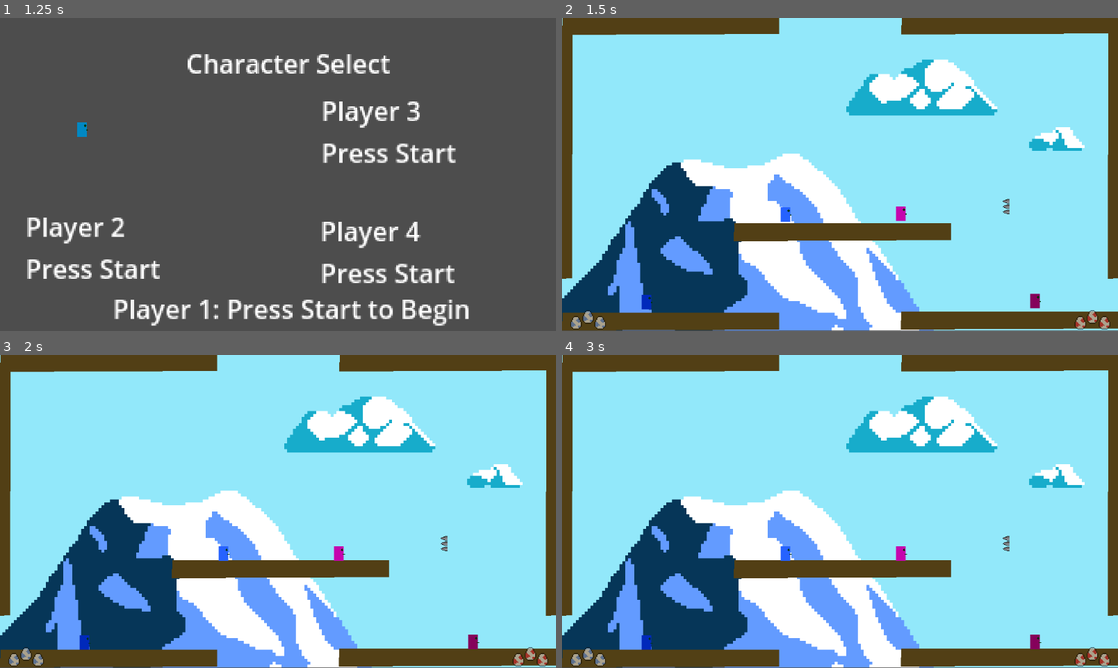
Above: before the commit, frames 1-4 (two rows, left to right).
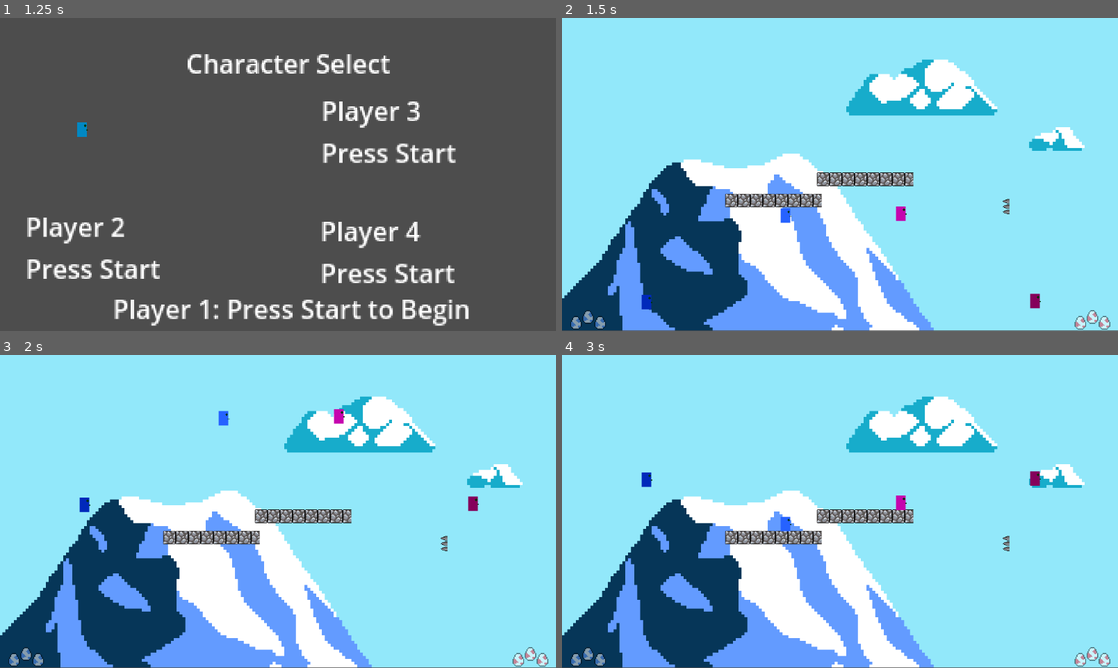
Above: after the commit, the same moments.

Repository: GomaGames/ggj-2025
Game: Godot game, scene res://Scenes/title.tscn
Two runs of this game, one before a commit and one after it. Both use one fixed random seed, a clock stepped at 60 frames per second and the inputs below.
Inputs:
- Up to frame 1 (1.25 s): tap Enter (any_start) at 0.5, 0.6 s
- Up to frame 2 (1.5 s): tap Enter (any_start) at 1.25, 1.35 s
- Up to frame 3 (2 s): no input
- Up to frame 4 (3 s): tap Enter (any_start) at 2.1, 2.85 s

Frame 1 is identical in both runs. In frame 2, 15% of the frame differs, in the area x 0-100%, y 0-100%; in frame 3, 16%; in frame 4, 16%.

Commit message:
feat(map1): set up real Map1 platforms and walls
resolves #52

Diff:
--- a/Maps/Map1.tscn
+++ b/Maps/Map1.tscn
@@ -9,11 +9,11 @@
 [ext_resource type="PackedScene" uid="uid://bbii5ncuy7hi3" path="res://Sprites/UITeam1Victory.tscn" id="4_drhtd"]
 [ext_resource type="Texture2D" uid="uid://ncqkehclmr1e" path="res://Assets/Sprites/life_counter_r.png" id="5_hxww0"]
 [ext_resource type="PackedScene" uid="uid://djy0ouigy4p4e" path="res://Sprites/UITeam2Victory.tscn" id="5_p4m3y"]
+[ext_resource type="Texture2D" uid="uid://b8hiwgdb4hpii" path="res://Assets/Sprites/rock.png" id="9_tcwpg"]
 
-[sub_resource type="PhysicsMaterial" id="PhysicsMaterial_yguc5"]
-
-[sub_resource type="RectangleShape2D" id="RectangleShape2D_w8gma"]
-size = Vector2(448, 33)
+[sub_resource type="RectangleShape2D" id="RectangleShape2D_gsn2s"]
+resource_local_to_scene = true
+size = Vector2(18.7935, 19.3493)
 
 [node name="Map1" type="Node2D"]
 script = ExtResource("1_x7tma")
@@ -124,84 +124,39 @@
 
 [node name="Platforms" type="Node2D" parent="." groups=["Platforms"]]
 
-[node name="StaticBody2D" type="StaticBody2D" parent="Platforms"]
-physics_material_override = SubResource("PhysicsMaterial_yguc5")
+[node name="Platform1" type="StaticBody2D" parent="Platforms"]
+position = Vector2(426, 379)
 
-[node name="CollisionShape2D" type="CollisionShape2D" parent="Platforms/StaticBody2D"]
-position = Vector2(225, 16.5)
-shape = SubResource("RectangleShape2D_w8gma")
+[node name="CollisionShape2D" type="CollisionShape2D" parent="Platforms/Platform1"]
+position = Vector2(12.5, -1)
+scale = Vector2(10.5888, 1.34372)
+shape = SubResource("RectangleShape2D_gsn2s")
 
-[node name="CollisionShape2D2" type="CollisionShape2D" parent="Platforms/StaticBody2D"]
-position = Vector2(928, 17)
-shape = SubResource("RectangleShape2D_w8gma")
+[node name="TextureRect" type="TextureRect" parent="Platforms/Platform1"]
+offset_left = -88.0
+offset_top = -15.0
+offset_right = 112.0
+offset_bottom = 13.0
+texture = ExtResource("9_tcwpg")
+stretch_mode = 1
+metadata/_edit_use_anchors_ = true
 
-[node name="CollisionShape2D3" type="CollisionShape2D" parent="Platforms/StaticBody2D"]
-position = Vector2(581, 443)
-shape = SubResource("RectangleShape2D_w8gma")
+[node name="Platform2" type="StaticBody2D" parent="Platforms"]
+position = Vector2(616, 335)
 
-[node name="CollisionShape2D4" type="CollisionShape2D" parent="Platforms/StaticBody2D"]
-position = Vector2(928, 626)
-shape = SubResource("RectangleShape2D_w8gma")
+[node name="CollisionShape2D" type="CollisionShape2D" parent="Platforms/Platform2"]
+position = Vector2(12.5, -1)
+scale = Vector2(10.5888, 1.34372)
+shape = SubResource("RectangleShape2D_gsn2s")
 
-[node name="CollisionShape2D5" type="CollisionShape2D" parent="Platforms/StaticBody2D"]
-position = Vector2(225, 627)
-shape = SubResource("RectangleShape2D_w8gma")
-
-[node name="CollisionShape2D6" type="CollisionShape2D" parent="Platforms/StaticBody2D"]
-position = Vector2(4, 258)
-rotation = -1.56615
-shape = SubResource("RectangleShape2D_w8gma")
-
-[node name="CollisionShape2D7" type="CollisionShape2D" parent="Platforms/StaticBody2D"]
-position = Vector2(5, 315)
-rotation = -1.56615
-shape = SubResource("RectangleShape2D_w8gma")
-
-[node name="CollisionShape2D8" type="CollisionShape2D" parent="Platforms/StaticBody2D"]
-position = Vector2(1148, 243)
-rotation = -1.56615
-shape = SubResource("RectangleShape2D_w8gma")
-
-[node name="CollisionShape2D9" type="CollisionShape2D" parent="Platforms/StaticBody2D"]
-position = Vector2(1148, 315)
-rotation = -1.56615
-shape = SubResource("RectangleShape2D_w8gma")
-
-[node name="Polygon2D" type="Polygon2D" parent="Platforms/StaticBody2D"]
-color = Color(0.324165, 0.251997, 0.0847757, 1)
-polygon = PackedVector2Array(1, 610, 450, 610, 450, 645, 0, 647)
-
-[node name="Polygon2D4" type="Polygon2D" parent="Platforms/StaticBody2D"]
-position = Vector2(0, -612)
-color = Color(0.32549, 0.25098, 0.0862745, 1)
-polygon = PackedVector2Array(1, 610, 450, 610, 450, 645, 0, 647)
-
-[node name="Polygon2D2" type="Polygon2D" parent="Platforms/StaticBody2D"]
-position = Vector2(702, -2)
-color = Color(0.32549, 0.25098, 0.0862745, 1)
-polygon = PackedVector2Array(1, 610, 450, 610, 450, 645, 0, 647)
-
-[node name="Polygon2D7" type="Polygon2D" parent="Platforms/StaticBody2D"]
-position = Vector2(356, -185)
-color = Color(0.32549, 0.25098, 0.0862745, 1)
-polygon = PackedVector2Array(1, 610, 450, 610, 450, 645, 0, 647)
-
-[node name="Polygon2D3" type="Polygon2D" parent="Platforms/StaticBody2D"]
-position = Vector2(703, -613)
-color = Color(0.32549, 0.25098, 0.0862745, 1)
-polygon = PackedVector2Array(1, 610, 450, 610, 450, 645, 0, 647)
-
-[node name="Polygon2D5" type="Polygon2D" parent="Platforms/StaticBody2D"]
-position = Vector2(1640, 57)
-rotation = 1.57172
-color = Color(0.32549, 0.25098, 0.0862745, 1)
-polygon = PackedVector2Array(-29.5541, 485.027, 482.447, 485.557, 483.468, 508.556, -28.5329, 508.026)
-
-[node name="Polygon2D6" type="Polygon2D" parent="Platforms/StaticBody2D"]
-position = Vector2(507, 57)
-rotation = 1.57172
-color = Color(0.32549, 0.25098, 0.0862745, 1)
-polygon = PackedVector2Array(-29.5541, 485.027, 482.447, 485.557, 483.468, 508.556, -28.5329, 508.026)
+[node name="TextureRect" type="TextureRect" parent="Platforms/Platform2"]
+offset_left = -88.0
+offset_top = -15.0
+offset_right = 112.0
+offset_bottom = 13.0
+texture = ExtResource("9_tcwpg")
+stretch_mode = 1
+metadata/_edit_use_anchors_ = true
 
 [node name="Hazards" type="Node" parent="."]
 
--- /dev/null
+++ b/Sprites/RockTile.tscn
@@ -0,0 +1,15 @@
+[gd_scene load_steps=3 format=3 uid="uid://xfuk3wgtij7f"]
+
+[ext_resource type="Texture2D" uid="uid://b8hiwgdb4hpii" path="res://Assets/Sprites/rock.png" id="1_j1avw"]
+
+[sub_resource type="RectangleShape2D" id="RectangleShape2D_b0hra"]
+size = Vector2(20, 21.7014)
+
+[node name="RockTile" type="StaticBody2D"]
+
+[node name="Sprite2D" type="Sprite2D" parent="."]
+texture = ExtResource("1_j1avw")
+
+[node name="CollisionShape2D" type="CollisionShape2D" parent="."]
+scale = Vector2(1.29024, 1.29024)
+shape = SubResource("RectangleShape2D_b0hra")
Binary file changed: Assets/Sprites/rock.png
Binary file added: Assets/Tilesets/kenny-abstract-platformer.png
Not shown, added: Assets/Tilesets/kenny-abstract-platformer.png.import
Not shown, added: Assets/Sprites/rock.png~
